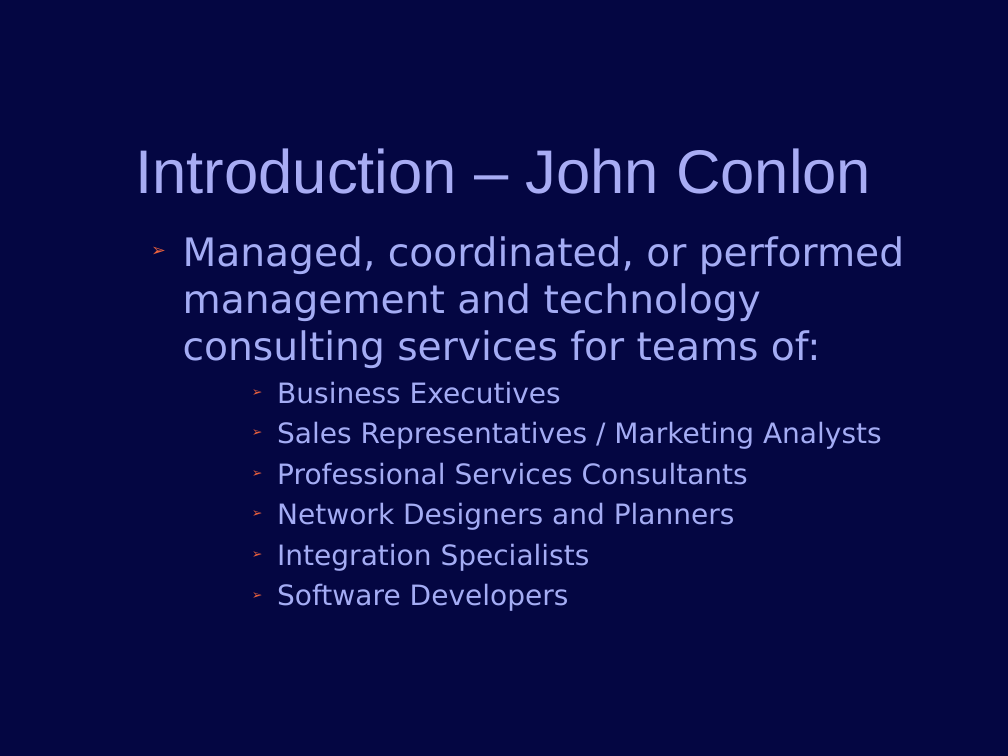
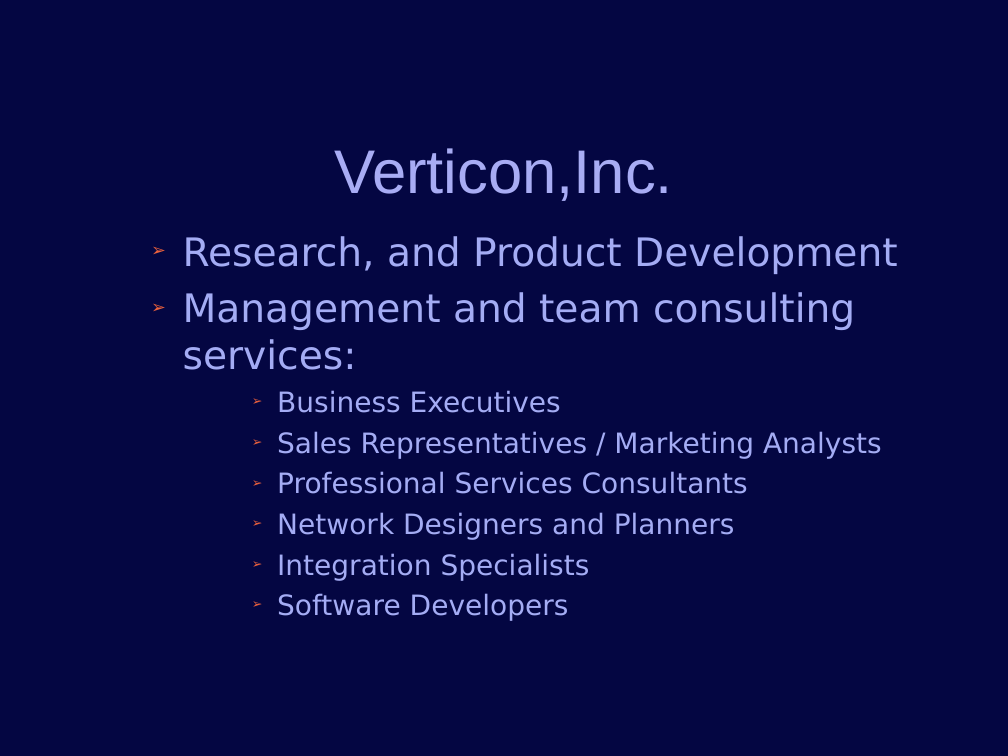
Before and after one commit to jconlon/Tracker, a slide deck: slide 4 of tracker/trunk/com.verticon.tracker.documentation/src/Business Introduction.odp. Drawn at 1008x756 pixels with LibreOffice and Linux fonts; fonts in the diff are those of the drawing; background and template pictures are left out. Boxes give left, top, right and bottom in pixels: in the first picture for what was removed or moved away, otherwise in the second. Text is boxed around its words. In the diff, an @@ line names an element or a change of style, - is before the commit and + after.

```diff
--- a/tracker/trunk/com.verticon.tracker.documentation/src/Business Introduction.odp
+++ b/tracker/trunk/com.verticon.tracker.documentation/src/Business Introduction.odp
@@ title at box(334, 148, 673, 201): text changed @@
-Introduction – John Conlon
+Verticon,Inc.
@@ text at box(183, 236, 898, 370): text changed @@
-  ➢ Managed, coordinated, or performed management and technology consulting services for teams of:
+  ➢ Research, and Product Development
+  ➢ Management and team consulting services:
```
Also in this commit, not shown: 4 other slides changed, 1 slide added, 2 slides removed.
